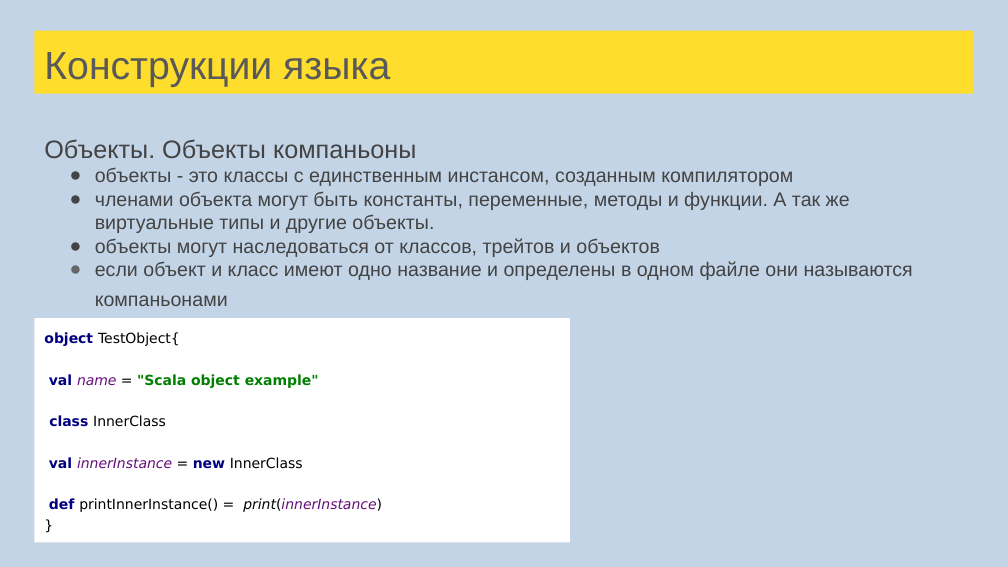
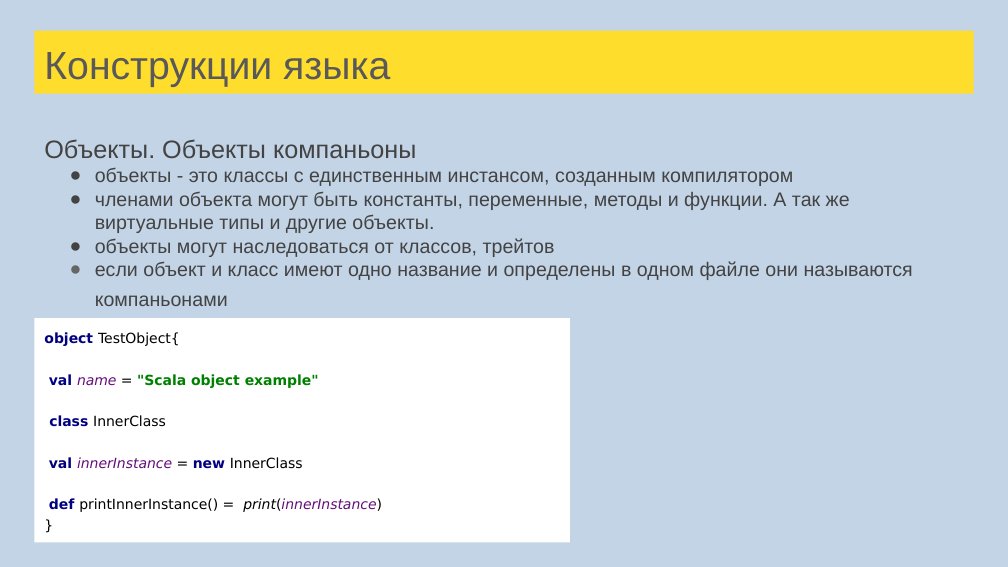
Before and after one commit to sergeypopov83/scala-school, a slide deck: slide 74 of src/main/resources/Лекции Scala для FinTech.pptx. Drawn at 1008x567 pixels with LibreOffice and Linux fonts; fonts in the diff are those of the drawing. Boxes give left, top, right and bottom in pixels: in the first picture for what was removed or moved away, otherwise in the second. Text is boxed around its words. In the diff, an @@ line names an element or a change of style, - is before the commit and + after.

```diff
--- a/src/main/resources/Лекции Scala для FinTech.pptx
+++ b/src/main/resources/Лекции Scala для FinTech.pptx
@@ text at box(95, 238, 555, 257): text changed @@
-● объекты могут наследоваться от классов, трейтов и объектов
+● объекты могут наследоваться от классов, трейтов
```
Also in this commit, not shown: 16 other slides changed, 4 slides added, 1 slide removed, 1 other file.
